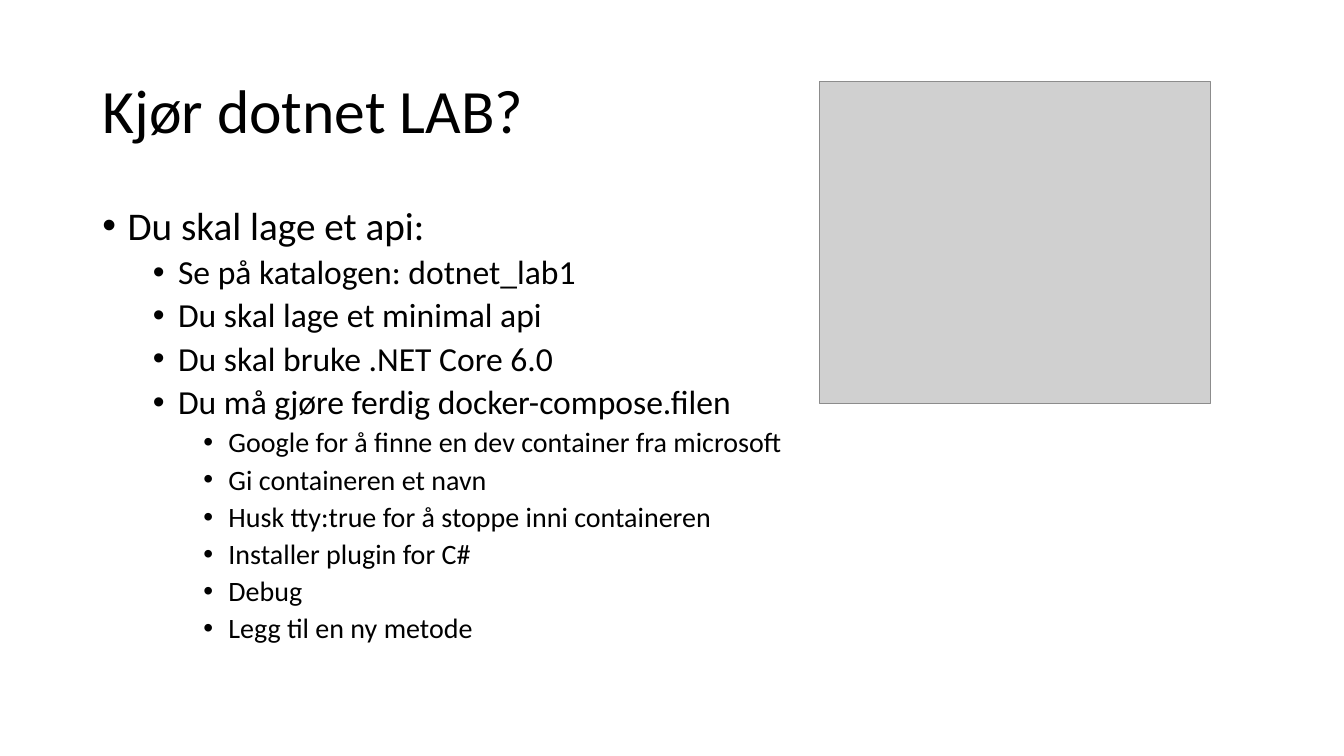
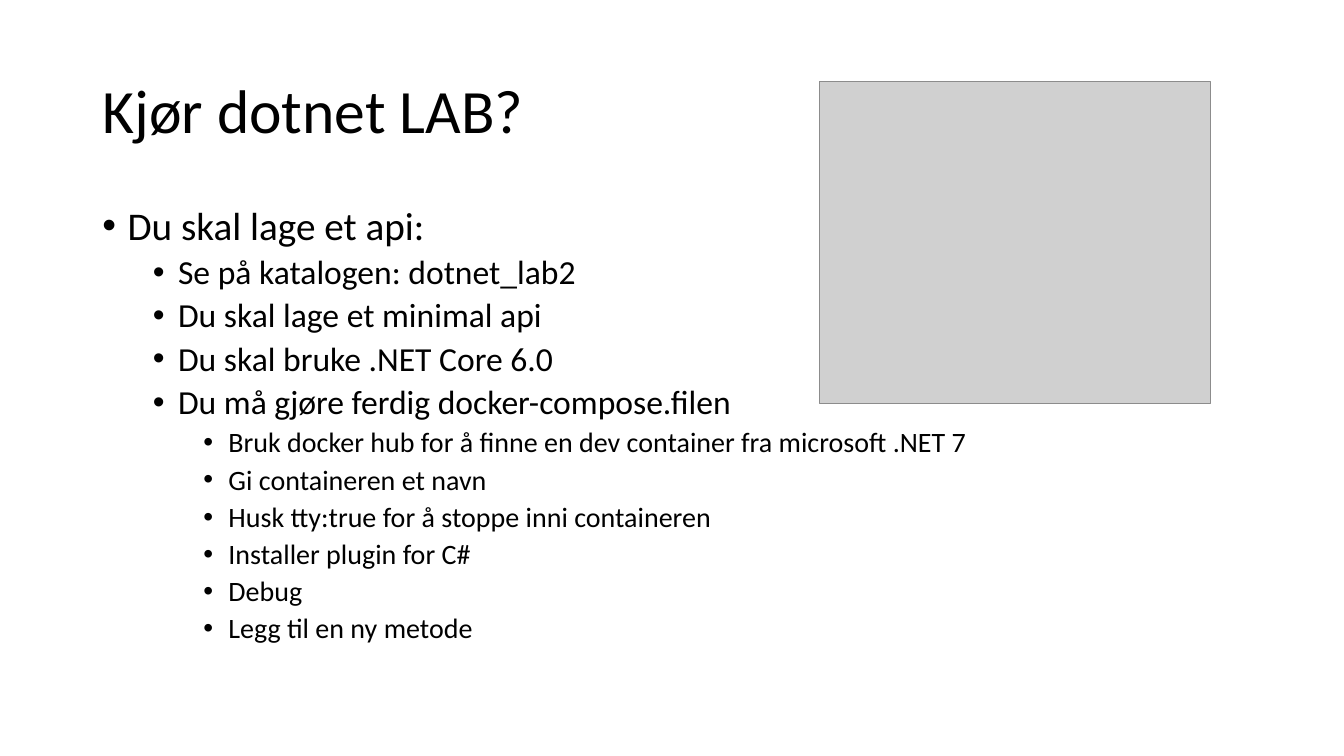
Before and after one commit to magneka/DockerWorkshop, a slide deck: slide 15 of workshop01.pptx (slide 12 before the commit). Drawn at 1344x756 pixels with LibreOffice and Linux fonts; fonts in the diff are those of the drawing; grey boxes stand for pictures. Boxes give left, top, right and bottom in pixels: in the first picture for what was removed or moved away, otherwise in the second. Text is boxed around its words. In the diff, an @@ line names an element or a change of style, - is before the commit and + after.

```diff
--- a/workshop01.pptx
+++ b/workshop01.pptx
@@ text at [178, 260, 575, 290]: text changed @@
-  • Se på katalogen: dotnet_lab1
+  • Se på katalogen: dotnet_lab2
@@ text at [228, 432, 966, 453]: text changed @@
-    • Google for å finne en dev container fra microsoft
+    • Bruk docker hub for å finne en dev container fra microsoft .NET 7
```
Also in this commit, not shown: 4 other slides changed, 5 slides added, 1 slide removed, 33 other files.
